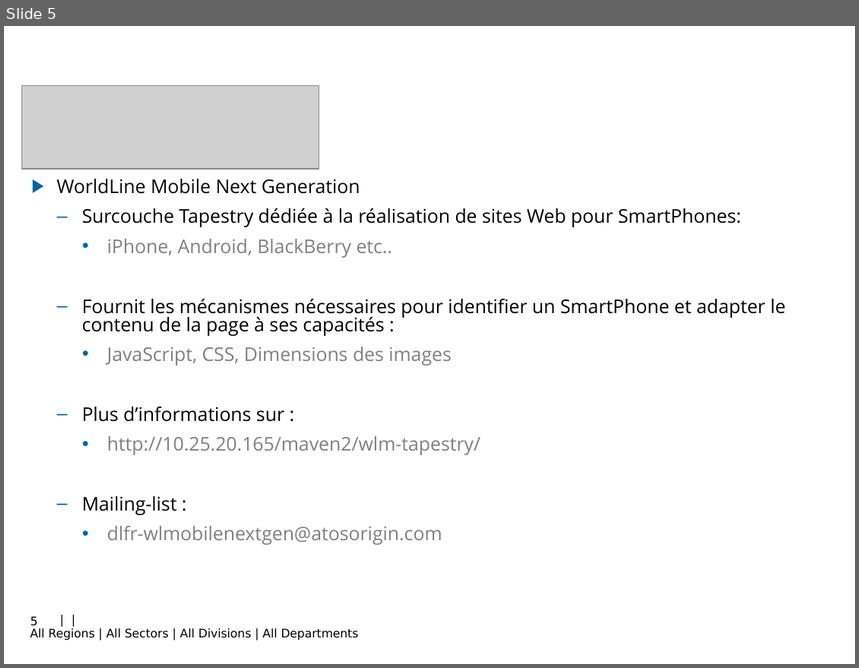
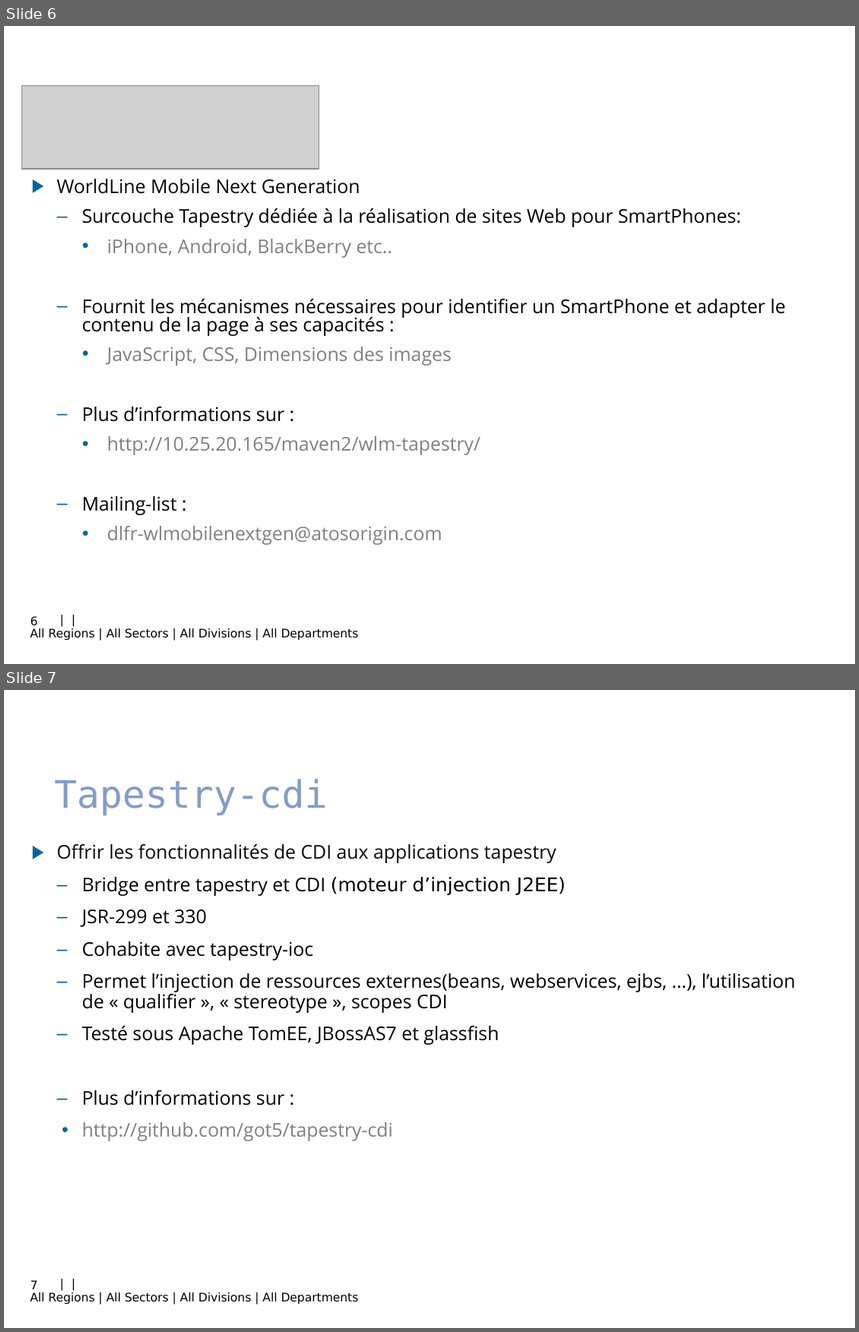
Before and after one commit to got5/tapestry5-training, a slide deck: tapestry5-basic-training/docs/WebPlatform_Tapestry5_Project_fr.ppt. Shown one above the other, each under a label of ours: slide 5 before the commit, slides 6 and 7 after it. The pictures are 859x668 and 859x1332 pixels, drawn with LibreOffice and Linux fonts; fonts in the diff are those of the drawing; grey boxes stand for pictures; background and template pictures are left out. Boxes give left, top, right and bottom in pixels: in the first picture for what was removed or moved away, otherwise in the second. Text is boxed around its words. In the diff, an @@ line names an element or a change of style, - is before the commit and + after.

```diff
--- a/tapestry5-basic-training/docs/WebPlatform_Tapestry5_Project_fr.ppt
+++ b/tapestry5-basic-training/docs/WebPlatform_Tapestry5_Project_fr.ppt
@@ slide 7 added at box(4, 690, 855, 1328), background picture (left out); not listed: 1 template element that a slide beside it also shows @@
@@ text added at box(54, 779, 328, 816), 32 pt, text #829DC7 @@
+Tapestry-cdi
@@ text added at box(56, 844, 795, 1141), 16 pt, text #000000 @@
+▶ Offrir les fonctionnalités de CDI aux applications tapestry
+  – Bridge entre tapestry et CDI (moteur d’injection J2EE)
+  – JSR-299 et 330
+  – Cohabite avec tapestry-ioc
+  – Permet l’injection de ressources externes(beans, webservices, ejbs, …), l’utilisation de « qualifier », « stereotype », scopes CDI
+  – Testé sous Apache TomEE, JBossAS7 et glassfish
+  – Plus d’informations sur :
+    • http://github.com/got5/tapestry-cdi
@@ page number added at box(31, 1281, 38, 1290), 10 pt, text #000000 @@
+7
@@ what was slide 5 is now slide 6 @@
@@ page number at box(31, 617, 38, 626): text changed @@
-5
+6
```
Also in this commit, not shown: 1 other slide added, 4 other files.
